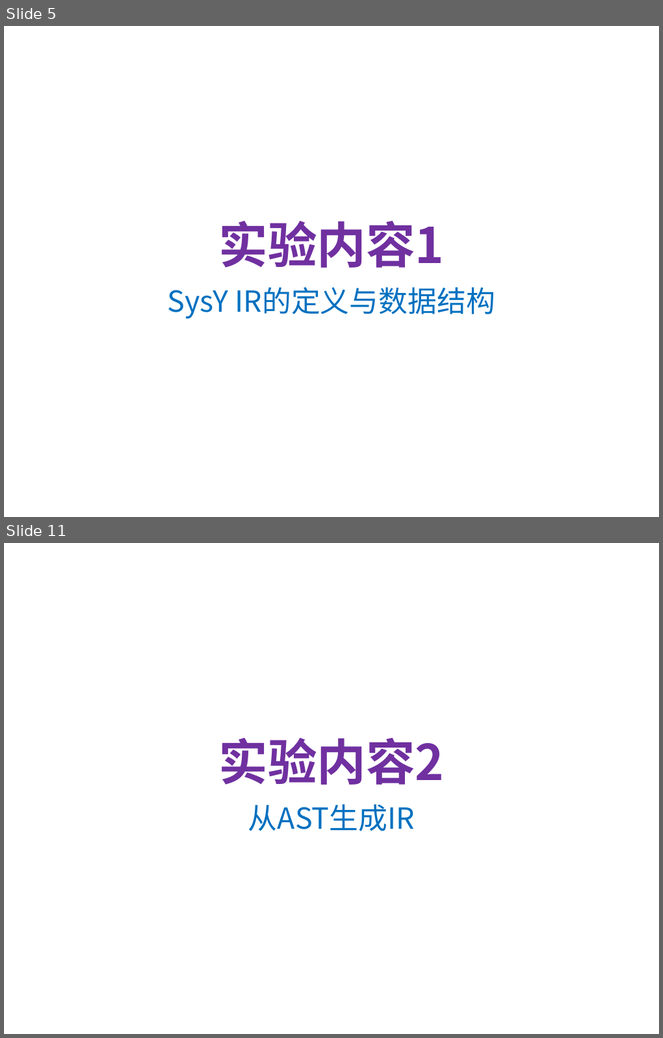
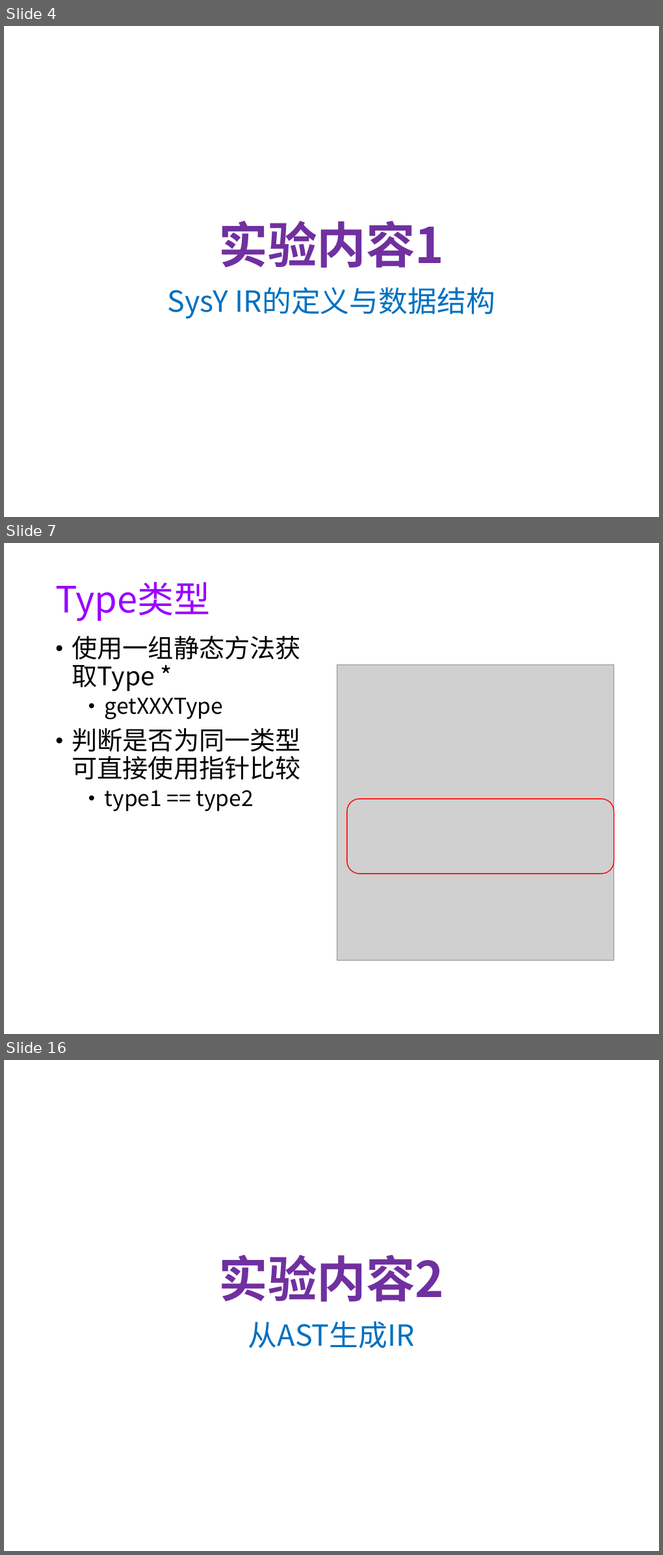
Before and after one commit to WangQingzhe/Sysy-compiler, a slide deck: doc/exp02-ir.pptx. Shown one above the other, each under a label of ours: slides 5 and 11 before the commit, slides 4, 7 and 16 after it; the slides between them are not shown. The pictures are 663x1038 and 663x1555 pixels, drawn with LibreOffice and Linux fonts; fonts in the diff are those of the drawing; grey boxes stand for pictures; background and template pictures are left out. Boxes give left, top, right and bottom in pixels: in the first picture for what was removed or moved away, otherwise in the second. Text is boxed around its words. In the diff, an @@ line names an element or a change of style, - is before the commit and + after.

```diff
--- a/doc/exp02-ir.pptx
+++ b/doc/exp02-ir.pptx
@@ slide 7 added at bbox=[4, 543, 659, 1034], background #FFFFFF @@
@@ title added at bbox=[55, 582, 210, 621], 40 pt, text #9900FF @@
+Type类型
@@ text added at bbox=[72, 636, 301, 811], 28 pt, text #000000 @@
+• 使用一组静态方法获取Type *
+  • getXXXType
+• 判断是否为同一类型可直接使用指针比较
+  • type1 == type2
@@ picture added at bbox=[337, 665, 614, 960] @@
@@ rounded rectangle added at bbox=[347, 799, 614, 874], outline #FF0000 1 pt @@
@@ what was slide 5 is now slide 4 @@
@@ what was slide 11 is now slide 16 @@
```
Also in this commit, not shown: 1 slide changed, 18 other slides added, 10 slides removed.
